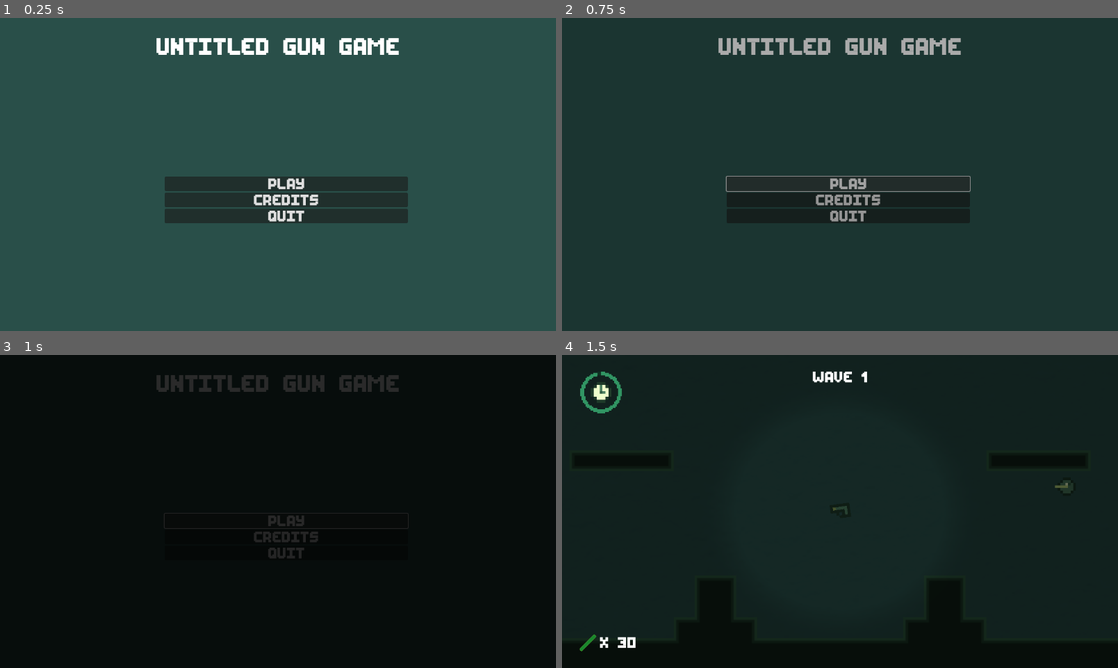
Above: before the commit, frames 1-4 (two rows, left to right).
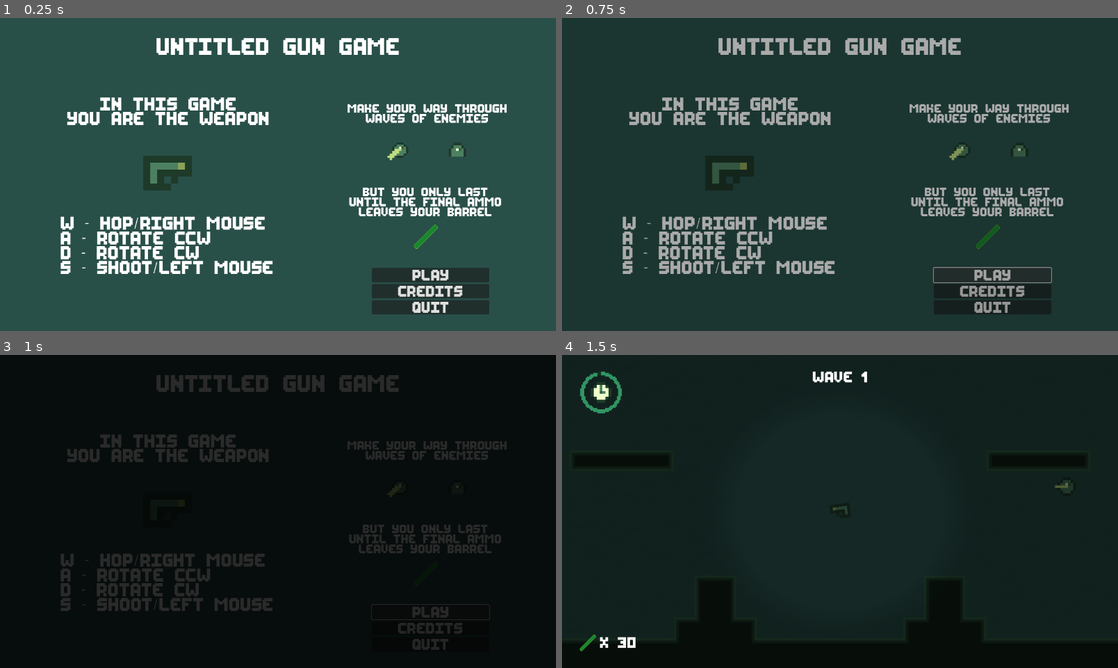
Above: after the commit, the same moments.

Repository: 20akshay00/GMTK2023
Game: Godot game, scene res://menu.tscn
Same seed, same stepped clock (60 frames per second), same inputs: the game is played once before the commit and once after it.
Inputs:
- Up to frame 1 (0.25 s): no input
- Up to frame 2 (0.75 s): click "Play" at 0.5 s
- Up to frame 3 (1 s): no input
- Up to frame 4 (1.5 s): hold A (rotate_ccw) from 1.28 s (still down)

The runs differ from the first frame. In frame 1, 16% of the frame differs, in the area x 10-92%, y 25-95%; in frame 2, 8.6%; in frame 3, 6.3%; in frame 4, nothing differs.

Commit message:
fix targets

Diff:
--- a/bullet.gd
+++ b/bullet.gd
@@ -3,7 +3,7 @@
 @export var max_width = 10.
 @export var min_width = 0.
 
-var targets = []
+var target = null
 
 # Called when the node enters the scene tree for the first time.
 func _ready() -> void:
@@ -15,14 +15,16 @@
 	if is_colliding():
 		$Line2D.points[1] = to_local(get_collision_point())
 
-		if get_collider().has_node("Target") and (targets.size() > 0 or not targets.has(get_collider())):
-			targets.append(get_collider())
-			if not targets[-1].get_node("Target").visible:
-				targets[-1].get_node("Target").visible = true
-		elif targets.size() > 0:
-			for elt in targets:
-				elt.get_node("Target").visible = false
-			targets = []
+		if get_collider().has_node("Target"):
+			if (get_collider() != target):
+				if target != null:
+					target.get_node("Target").visible = false
+
+				target = get_collider()
+				target.get_node("Target").visible = true
+		elif target != null:
+			target.get_node("Target").visible = false
+			target = null
 
 func shoot() -> void:
 	var tween = get_tree().create_tween()
--- a/menu.tscn
+++ b/menu.tscn
@@ -27,14 +27,13 @@
 [node name="MarginContainer" type="MarginContainer" parent="."]
 layout_mode = 1
 anchors_preset = -1
-anchor_left = 0.359
-anchor_top = 0.656
-anchor_right = 0.67
-anchor_bottom = 0.656
-offset_left = -81.0
+anchor_left = 0.795
+anchor_top = 0.947
+anchor_right = 0.88
+anchor_bottom = 0.947
+offset_left = -162.0
 offset_top = -107.0
-offset_right = 81.0
-grow_horizontal = 2
+grow_horizontal = 0
 grow_vertical = 0
 
 [node name="VBoxContainer" type="VBoxContainer" parent="MarginContainer"]
@@ -71,7 +70,6 @@
 text = "Untitled Gun Game"
 
 [node name="Controls" type="Label" parent="."]
-visible = false
 layout_mode = 1
 anchors_preset = -1
 anchor_left = 0.108
@@ -90,7 +88,6 @@
 S - Shoot/Left mouse"
 
 [node name="Gun" type="TextureRect" parent="."]
-visible = false
 texture_filter = 1
 layout_mode = 1
 anchors_preset = -1
@@ -106,7 +103,6 @@
 texture = ExtResource("2_mlewj")
 
 [node name="Intro" type="Label" parent="."]
-visible = false
 layout_mode = 1
 anchors_preset = -1
 anchor_left = 0.119
@@ -123,7 +119,6 @@
 horizontal_alignment = 1
 
 [node name="Instructions" type="Label" parent="."]
-visible = false
 layout_mode = 0
 offset_left = 795.0
 offset_top = 198.0
@@ -163,7 +158,6 @@
 texture = ExtResource("4_0bkbu")
 
 [node name="Death" type="Label" parent="."]
-visible = false
 layout_mode = 0
 offset_left = 719.0
 offset_top = 390.0
